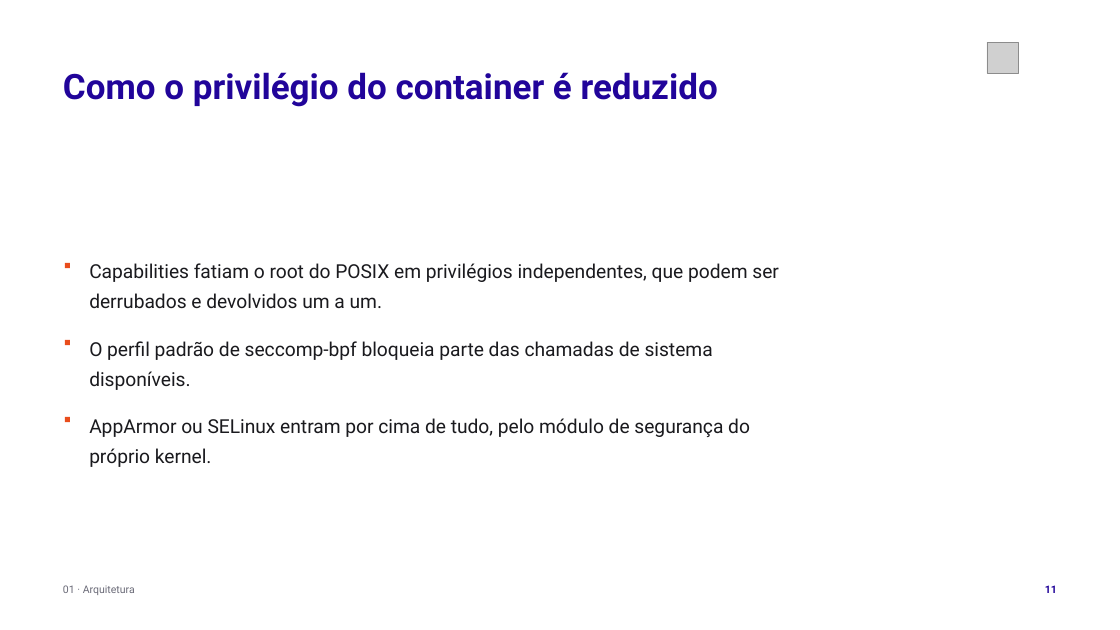
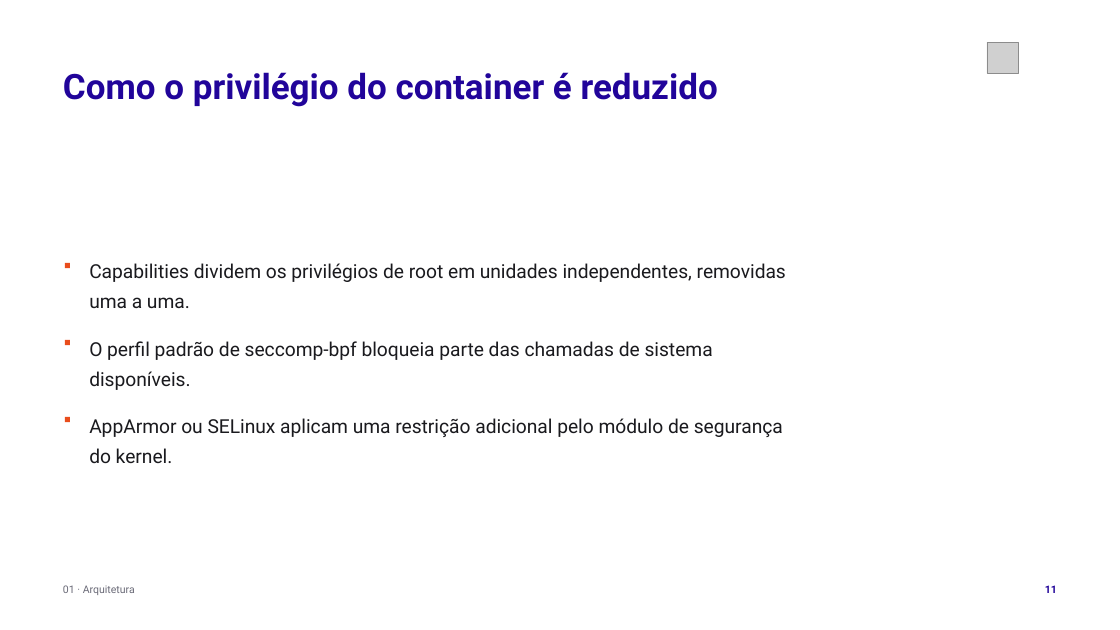
Before and after one commit to tcpassos/invite-app, a slide deck: slide 11 of trabalhos/T1-Docker-Invite-People.pptx. Drawn at 1120x630 pixels with LibreOffice and Linux fonts; fonts in the diff are those of the drawing; grey boxes stand for pictures. Boxes give left, top, right and bottom in pixels: in the first picture for what was removed or moved away, otherwise in the second. Text is boxed around its words. In the diff, an @@ line names an element or a change of style, - is before the commit and + after.

```diff
--- a/trabalhos/T1-Docker-Invite-People.pptx
+++ b/trabalhos/T1-Docker-Invite-People.pptx
@@ text at (89, 263, 786, 308): text changed @@
-Capabilities fatiam o root do POSIX em privilégios independentes, que podem ser derrubados e devolvidos um a um.
+Capabilities dividem os privilégios de root em unidades independentes, removidas uma a uma.
@@ text at (89, 418, 783, 463): text changed @@
-AppArmor ou SELinux entram por cima de tudo, pelo módulo de segurança do próprio kernel.
+AppArmor ou SELinux aplicam uma restrição adicional pelo módulo de segurança do kernel.
```
Also in this commit, not shown: 20 other slides changed, 20 other files.
